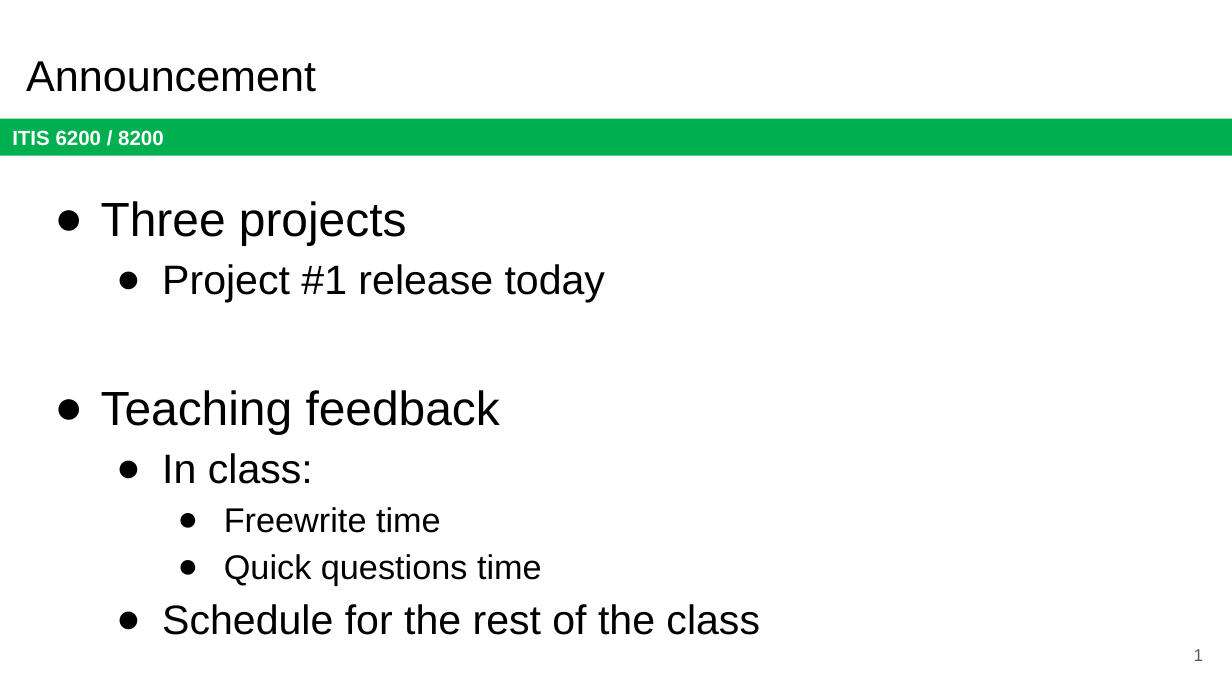
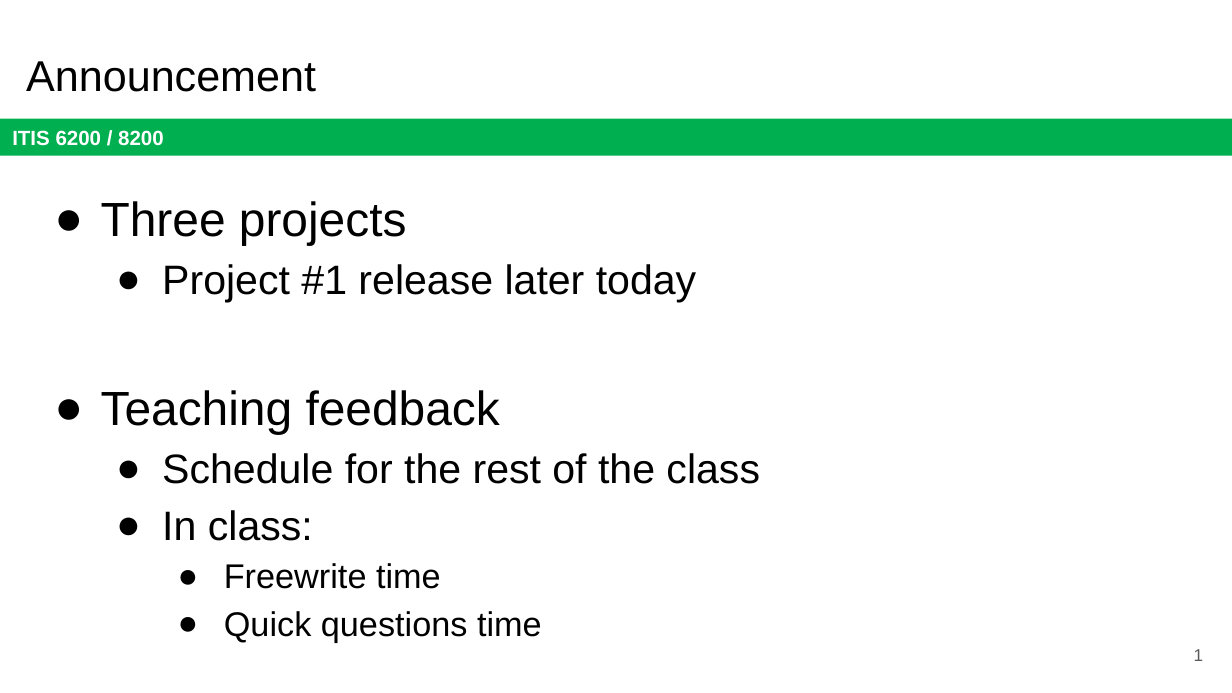
Before and after one commit to jx5c/github.io, a slide deck: slide 1 of teaching/ITIS6200/2023fa/lectures/lec10.pptx. Drawn at 1232x693 pixels with LibreOffice and Linux fonts; fonts in the diff are those of the drawing. Boxes give left, top, right and bottom in pixels: in the first picture for what was removed or moved away, otherwise in the second. Text is boxed around its words. In the diff, an @@ line names an element or a change of style, - is before the commit and + after.

```diff
--- a/teaching/ITIS6200/2023fa/lectures/lec10.pptx
+++ b/teaching/ITIS6200/2023fa/lectures/lec10.pptx
@@ text at <box>162,264,696,303</box>: text changed @@
-  ● Project #1 release today
+  ● Project #1 release later today
@@ text at <box>162,453,760,484</box>: paragraph added @@
+  ● Schedule for the rest of the class
@@ text at <box>162,604,760,635</box>: paragraph removed @@
-  ● Schedule for the rest of the class
```
Also in this commit, not shown: 11 other slides changed, 4 slides removed, 3 other files.
